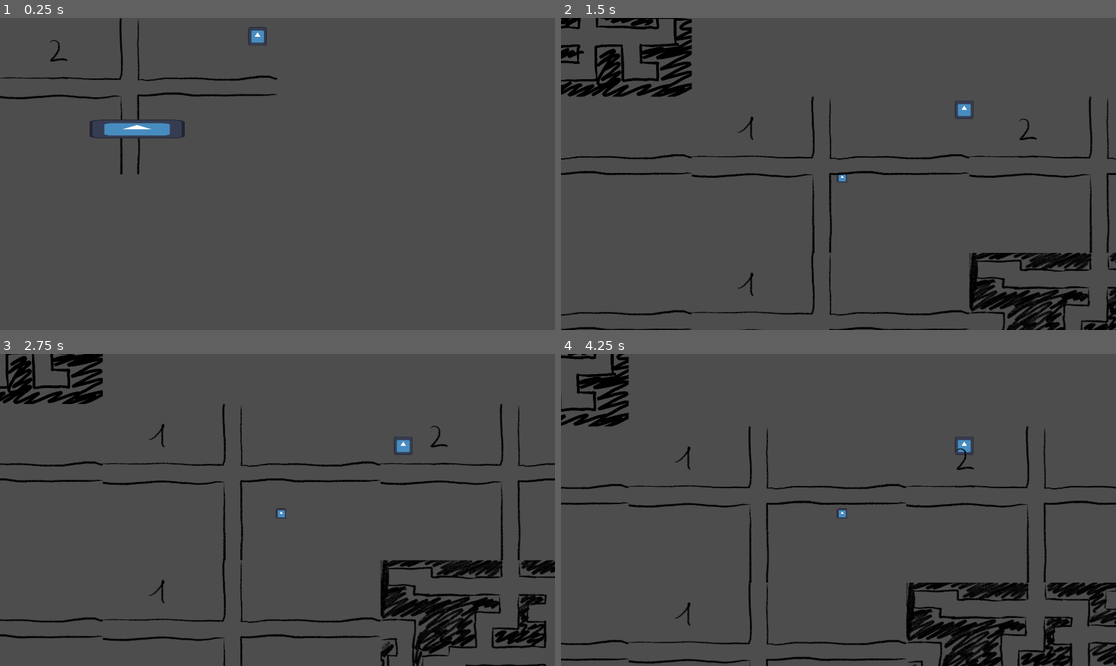
Above: before the commit, frames 1-4 (two rows, left to right).
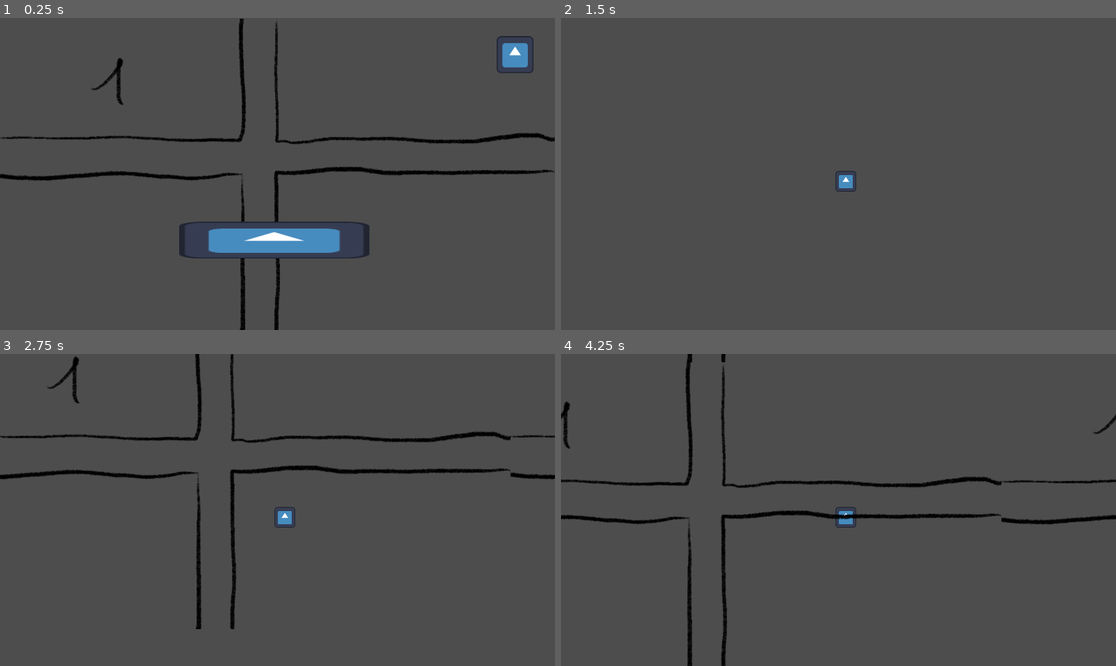
Above: after the commit, the same moments.

Repository: VanixWasTaken/Game-Jam
Game: Godot game, scene res://Scenes and Scripts/start_menu.tscn
Two runs of this game, one before a commit and one after it. Both use one fixed random seed, a clock stepped at 60 frames per second and the inputs below. The engine's default icon, where the game draws it, is replaced by a stand-in: a white triangle on a blue panel in a dark square.
Inputs (mouse positions are in pixels of both pictures, inside the frame that each line leads up to; where the layout moved, square brackets give the same spot in the first picture):
- Up to frame 1 (0.25 s): no input
- Up to frame 2 (1.5 s): click (832, 239) [699, 130] at 0.5 s; tap Enter at 1.25 s; hold D (ui_right) from 1.28 s (still down)
- Up to frame 3 (2.75 s): release D (ui_right) at 2.03 s; hold S (ui_down) from 2.03 s (still down)
- Up to frame 4 (4.25 s): release S (ui_down) at 2.78 s; hold D (ui_right) 2.78-3.53 s; hold W (ui_up) from 3.53 s (still down)

The runs differ from the first frame. In frame 1, 7.7% of the frame differs, in the area x 0-100%, y 0-100%; in frame 2, 8.5%; in frame 3, 12%; in frame 4, 12%.

Commit message:
Revert "spiral spawn test"
This reverts commit e0fd1e3ec0df558232b5fb5e18ba952977e28da5.

Diff:
--- a/Scenes and Scripts/Tiles/tile_3.tscn
+++ /dev/null
@@ -1,9 +0,0 @@
-[gd_scene load_steps=2 format=3 uid="uid://df3wolq46cson"]
-
-[ext_resource type="Texture2D" uid="uid://bw8mrghhr3a35" path="res://Assets/tile3.png" id="1_18t8c"]
-
-[node name="Tile3" type="Node2D"]
-
-[node name="Sprite2D" type="Sprite2D" parent="."]
-position = Vector2(960, 544)
-texture = ExtResource("1_18t8c")
--- a/Scenes and Scripts/level.gd
+++ b/Scenes and Scripts/level.gd
@@ -1,42 +1,21 @@
 extends Node2D
 
-var cross_tiles1 = preload("res://Scenes and Scripts/Tiles/tile_1.tscn")
-var cross_tiles2 = preload("res://Scenes and Scripts/Tiles/tile_2.tscn")
-var cross_tiles3 = preload("res://Scenes and Scripts/Tiles/tile_3.tscn")
+var tiles1 = preload("res://Scenes and Scripts/Tiles/tile_1.tscn")
+var tiles2 = preload("res://Scenes and Scripts/Tiles/tile_2.tscn")
 var last_tile_position = Vector2(0, 0)
-var tile_round = 0
 
 
 func _process(delta):
 	randomize()
-	var cross_tiles = [cross_tiles1, cross_tiles2, cross_tiles3]
-	var help = cross_tiles[randi()% cross_tiles.size()]
-	var cross_tile = help.instantiate()
-	add_child(cross_tile)
+	var tiles = [tiles1, tiles2]
+	var help = tiles[randi()% tiles.size()]
+	var tile = help.instantiate()
+	add_child(tile)
+	tile.position = last_tile_position
+	last_tile_position += Vector2(1920, 0)
 
 
-	cross_tile.position = last_tile_position
 
-	if tile_round == 5:
-		last_tile_position.y -= 1080
-		tile_round += 1
-
-	if tile_round == 4:
-		last_tile_position.y -= 1080
-		tile_round += 1
-
-	if tile_round == 3:
-		last_tile_position.x -= 1920
-		tile_round += 1
-
-	if tile_round == 2:
-		last_tile_position.x -= 1920
-		tile_round += 1
-
-	if tile_round == 1:
-		last_tile_position.y += 1080
-		tile_round += 1
-
-	if tile_round == 0:
-		last_tile_position.x += 1920
-		tile_round += 1
+	if last_tile_position.x >= 57600:
+		last_tile_position.x = 0
+		last_tile_position += Vector2(0, 1080)
--- a/Scenes and Scripts/level.tscn
+++ b/Scenes and Scripts/level.tscn
@@ -1,19 +1,12 @@
-[gd_scene load_steps=4 format=3 uid="uid://0ihn3m31l6ba"]
+[gd_scene load_steps=3 format=3 uid="uid://0ihn3m31l6ba"]
 
 [ext_resource type="PackedScene" uid="uid://dy5ns274feorx" path="res://Scenes and Scripts/player.tscn" id="1_di0k0"]
 [ext_resource type="Script" path="res://Scenes and Scripts/level.gd" id="1_mrmsb"]
-[ext_resource type="PackedScene" uid="uid://3gosd8jl8ker" path="res://Scenes and Scripts/HUD/exit_button.tscn" id="3_23e1o"]
 
 [node name="Level" type="Node2D"]
 script = ExtResource("1_mrmsb")
 
 [node name="Player" parent="." instance=ExtResource("1_di0k0")]
-position = Vector2(962, 538)
+position = Vector2(8547, 4792)
 
 [node name="Camera2D" type="Camera2D" parent="Player"]
-
-[node name="ExitButton" parent="Player" instance=ExtResource("3_23e1o")]
-offset_left = 806.0
-offset_top = -509.0
-offset_right = 934.0
-offset_bottom = -381.0
--- a/Scenes and Scripts/start_menu.tscn
+++ b/Scenes and Scripts/start_menu.tscn
@@ -30,7 +30,6 @@
 [node name="AnimatedSprite2D" type="AnimatedSprite2D" parent="."]
 position = Vector2(959, 542)
 sprite_frames = SubResource("SpriteFrames_koc22")
-autoplay = "default"
 frame_progress = 0.0512843
 
 [node name="ExitButton" parent="." instance=ExtResource("4_4frjo")]
--- a/project.godot
+++ b/project.godot
@@ -19,7 +19,6 @@
 
 window/size/viewport_width=1920
 window/size/viewport_height=1080
-window/stretch/scale=0.5
 
 [dotnet]
 
Binary file removed: Assets/tile3.png
Not shown, removed: Assets/tile3.png.import
Binary file removed: Assets/tile_ver1_1.png
Not shown, removed: Assets/tile_ver1_1.png.import
